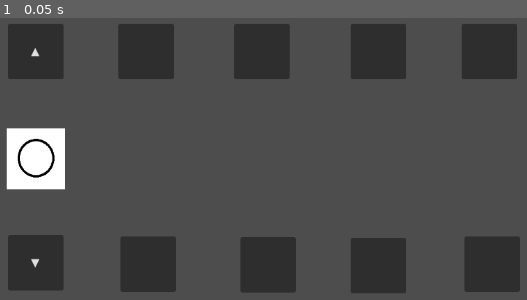
Above: before the commit, frame 1.
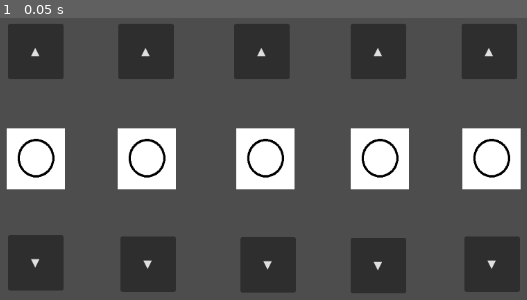
Above: after the commit, the same moment.

Repository: DepressoExpressoBoi/Godot-Wild-Jam-Signal
Game: Godot game, scene res://scenes/puzzle_scenes/puzzle_slot_game.tscn
Two runs of this game, one before a commit and one after it. Both use one fixed random seed, a clock stepped at 60 frames per second and the inputs below. This scene is started directly instead of the project's main scene.
Inputs:
- Up to frame 1 (0.05 s): no input

The runs differ from the first frame. In frame 1, 10% of the frame differs, in the area x 22-99%, y 10-90%.

Commit message:
added the rest of the shapes and framing

Diff:
--- a/scenes/puzzle_scenes/puzzle_slot_game.tscn
+++ b/scenes/puzzle_scenes/puzzle_slot_game.tscn
@@ -73,6 +73,12 @@
 offset_right = 415.0
 offset_bottom = 185.0
 
+[node name="AnimatedSprite2D2" type="AnimatedSprite2D" parent="." unique_id=1413018500]
+position = Vector2(376, 300)
+scale = Vector2(0.65625, 0.6875)
+sprite_frames = SubResource("SpriteFrames_33pvg")
+animation = &"shape_lock"
+
 [node name="downButton2" type="Button" parent="." unique_id=427463694]
 layout_mode = 0
 offset_left = 338.0
@@ -86,6 +92,12 @@
 offset_top = 105.0
 offset_right = 582.0
 offset_bottom = 185.0
+
+[node name="AnimatedSprite2D3" type="AnimatedSprite2D" parent="." unique_id=537041740]
+position = Vector2(547, 300)
+scale = Vector2(0.65625, 0.6875)
+sprite_frames = SubResource("SpriteFrames_33pvg")
+animation = &"shape_lock"
 
 [node name="downButton3" type="Button" parent="." unique_id=902146096]
 layout_mode = 0
@@ -101,6 +113,12 @@
 offset_right = 750.0
 offset_bottom = 185.0
 
+[node name="AnimatedSprite2D4" type="AnimatedSprite2D" parent="." unique_id=824101654]
+position = Vector2(712, 300)
+scale = Vector2(0.65625, 0.6875)
+sprite_frames = SubResource("SpriteFrames_33pvg")
+animation = &"shape_lock"
+
 [node name="downButton4" type="Button" parent="." unique_id=96832987]
 layout_mode = 0
 offset_left = 670.0
@@ -115,6 +133,12 @@
 offset_right = 910.0
 offset_bottom = 185.0
 
+[node name="AnimatedSprite2D5" type="AnimatedSprite2D" parent="." unique_id=1836628654]
+position = Vector2(873.00006, 300)
+scale = Vector2(0.65625, 0.6875)
+sprite_frames = SubResource("SpriteFrames_33pvg")
+animation = &"shape_lock"
+
 [node name="downButton5" type="Button" parent="." unique_id=1647045390]
 layout_mode = 0
 offset_left = 834.0
@@ -126,3 +150,19 @@
 [connection signal="button_up" from="upButton1" to="." method="_on_up_button_1_button_up"]
 [connection signal="button_down" from="downButton1" to="." method="_on_down_button_1_button_down"]
 [connection signal="button_up" from="downButton1" to="." method="_on_down_button_1_button_up"]
+[connection signal="button_down" from="upButton2" to="." method="_on_up_button_2_button_down"]
+[connection signal="button_up" from="upButton2" to="." method="_on_up_button_2_button_up"]
+[connection signal="button_down" from="downButton2" to="." method="_on_down_button_2_button_down"]
+[connection signal="button_up" from="downButton2" to="." method="_on_down_button_2_button_up"]
+[connection signal="button_down" from="upButton3" to="." method="_on_up_button_3_button_down"]
+[connection signal="button_up" from="upButton3" to="." method="_on_up_button_3_button_up"]
+[connection signal="button_down" from="downButton3" to="." method="_on_down_button_3_button_down"]
+[connection signal="button_up" from="downButton3" to="." method="_on_down_button_3_button_up"]
+[connection signal="button_down" from="upButton4" to="." method="_on_up_button_4_button_down"]
+[connection signal="button_up" from="upButton4" to="." method="_on_up_button_4_button_up"]
+[connection signal="button_down" from="downButton4" to="." method="_on_down_button_4_button_down"]
+[connection signal="button_up" from="downButton4" to="." method="_on_down_button_4_button_up"]
+[connection signal="button_down" from="upButton5" to="." method="_on_up_button_5_button_down"]
+[connection signal="button_up" from="upButton5" to="." method="_on_up_button_5_button_up"]
+[connection signal="button_down" from="downButton5" to="." method="_on_down_button_5_button_down"]
+[connection signal="button_up" from="downButton5" to="." method="_on_down_button_5_button_up"]
--- a/scripts/puzzle_scripts/puzzle_slot_game.gd
+++ b/scripts/puzzle_scripts/puzzle_slot_game.gd
@@ -22,23 +22,77 @@
 
 #--------------------------[button 2]---------------------------------------
 
-	## making button 2 up, t.c.
-	#var upButton2 = $upButton2
-	#upButton2.text = "▲"
-	#upButton2.pressed.connect(_on_up_button_2_button_down)
-	#upButton2.pressed.connect(_on_up_button_2_button_up)
-	#add_child(upButton2)
-#
-#
-	## making the down button 2, t.c
-	#var downButton2 = $downButton2
-	#downButton2.text = "▼"
-	#downButton2.pressed.connect(_on_up_button_2_button_down)
-	#downButton2.pressed.connect(_on_up_button_2_button_up)
-	#add_child(downButton2)
+	# making button 2 up, t.c.
+	var upButton2 = $upButton2
+	upButton2.text = "▲"
+	upButton2.pressed.connect(_on_up_button_2_button_down)
+	upButton2.pressed.connect(_on_up_button_2_button_up)
+	add_child(upButton2)
+
+
+	# making the down button 2, t.c
+	var downButton2 = $downButton2
+	downButton2.text = "▼"
+	downButton2.pressed.connect(_on_up_button_2_button_down)
+	downButton2.pressed.connect(_on_up_button_2_button_up)
+	add_child(downButton2)
 
 
 #--------------------------[button 3]---------------------------------------
+
+	# making button 3 up, t.c.
+	var upButton3 = $upButton3
+	upButton3.text = "▲"
+	upButton3.pressed.connect(_on_up_button_3_button_down)
+	upButton3.pressed.connect(_on_up_button_3_button_up)
+	add_child(upButton3)
+
+
+	# making the down button 3, t.c
+	var downButton3 = $downButton3
+	downButton3.text = "▼"
+	downButton3.pressed.connect(_on_up_button_3_button_down)
+	downButton3.pressed.connect(_on_up_button_3_button_up)
+	add_child(downButton3)
+
+
+#--------------------------[button 4]---------------------------------------
+
+	# making button 4 up, t.c.
+	var upButton4 = $upButton4
+	upButton4.text = "▲"
+	upButton4.pressed.connect(_on_up_button_4_button_down)
+	upButton4.pressed.connect(_on_up_button_4_button_up)
+	add_child(upButton4)
+
+
+	# making the down button 4, t.c
+	var downButton4 = $downButton4
+	downButton4.text = "▼"
+	downButton4.pressed.connect(_on_up_button_4_button_down)
+	downButton4.pressed.connect(_on_up_button_4_button_up)
+	add_child(downButton4)
+
+
+#--------------------------[button 5]---------------------------------------
+
+
+	# making button 5 up, t.c.
+	var upButton5 = $upButton5
+	upButton5.text = "▲"
+	upButton5.pressed.connect(_on_up_button_5_button_down)
+	upButton5.pressed.connect(_on_up_button_5_button_up)
+	add_child(upButton5)
+
+
+	# making the down button 5, t.c
+	var downButton5 = $downButton5
+	downButton5.text = "▼"
+	downButton5.pressed.connect(_on_up_button_5_button_down)
+	downButton5.pressed.connect(_on_up_button_5_button_up)
+	add_child(downButton5)
+
+
 
 
 
@@ -52,33 +106,125 @@
 func _on_up_button_1_button_up() -> void:
 	$AnimatedSprite2D.pause()
 
-	print("paused_Up_1") # delete me
+	print("paused_up_button_1_button_up") # delete me
 
 
 # when button is clicked it will move the animation
 func _on_up_button_1_button_down() -> void:
 	$AnimatedSprite2D.play("shape_lock")
 
-	print("pressed_Down_1") #delete me
+	print("pressed_up_button_1_button_down") #delete me
 
 #--------------------------[button 1 down]---------------------------------------
 
 func _on_down_button_1_button_up() -> void:
 	$AnimatedSprite2D.pause()
 
-	print("paused_Up_2") # delete me
-
+	print("paused_down_button_1_button_up") # delete me
 
 
 func _on_down_button_1_button_down() -> void:
 	$AnimatedSprite2D.play_backwards("shape_lock")
 
-	print("pressed_down_2") #delete me
-
+	print("pressed_down_button_1_button_down") #delete me
 
 #--------------------------[button 2 up]---------------------------------------
 
-
-
+func _on_up_button_2_button_up() -> void:
+	$AnimatedSprite2D2.pause()
+
+	print("paused_Up_2") # delete me
+
+
+func _on_up_button_2_button_down() -> void:
+	$AnimatedSprite2D2.play("shape_lock")
+
+	print("pressed_Down_2") #delete me
 
 #--------------------------[button 2 down]---------------------------------------
+
+func _on_down_button_2_button_up() -> void:
+	$AnimatedSprite2D2.pause()
+
+	print("paused_Up_2") # delete me
+
+func _on_down_button_2_button_down() -> void:
+	$AnimatedSprite2D2.play_backwards("shape_lock")
+
+	print("pressed_Down_2") #delete me
+
+#--------------------------[button 3 up]---------------------------------------
+
+func _on_up_button_3_button_up() -> void:
+	$AnimatedSprite2D3.pause()
+
+	print("paused_Up_3") # delete me
+
+
+func _on_up_button_3_button_down() -> void:
+	$AnimatedSprite2D3.play("shape_lock")
+
+	print("pressed_Down_3") #delete me
+
+#--------------------------[button 3 down]---------------------------------------
+
+func _on_down_button_3_button_up() -> void:
+	$AnimatedSprite2D3.pause()
+
+	print("paused_Up_3") # delete me
+
+
+func _on_down_button_3_button_down() -> void:
+	$AnimatedSprite2D3.play_backwards("shape_lock")
+
+	print("pressed_Down_3") #delete me
+
+#--------------------------[button 4 up]---------------------------------------
+
+func _on_up_button_4_button_up() -> void:
+	$AnimatedSprite2D4.pause()
+
+	print("paused_up_button_4_button_up") # delete me
+
+
+func _on_up_button_4_button_down() -> void:
+	$AnimatedSprite2D4.play("shape_lock")
+
+	print("pressed_up_button_4_button_down") #delete me
+
+#--------------------------[button 4 down]---------------------------------------
+
+func _on_down_button_4_button_up() -> void:
+	$AnimatedSprite2D4.pause()
+
+	print("paused_down_button_4_button_up") # delete me
+
+
+func _on_down_button_4_button_down() -> void:
+	$AnimatedSprite2D4.play_backwards("shape_lock")
+
+	print("pressed_down_button_4_button_down") #delete me
+
+#--------------------------[button 4 up]---------------------------------------
+
+func _on_up_button_5_button_up() -> void:
+	$AnimatedSprite2D5.pause()
+
+	print("paused_Up_5") # delete me
+
+func _on_up_button_5_button_down() -> void:
+	$AnimatedSprite2D5.play("shape_lock")
+
+	print("pressed_up_button_5_button_down") #delete me
+
+#--------------------------[button 4 down]---------------------------------------
+
+func _on_down_button_5_button_up() -> void:
+	$AnimatedSprite2D5.pause()
+
+	print("paused_down_button_5_button_up") # delete me
+
+func _on_down_button_5_button_down() -> void:
+	$AnimatedSprite2D5.play_backwards("shape_lock")
+
+	print("pressed_down_button_5_button_down") #delete me
